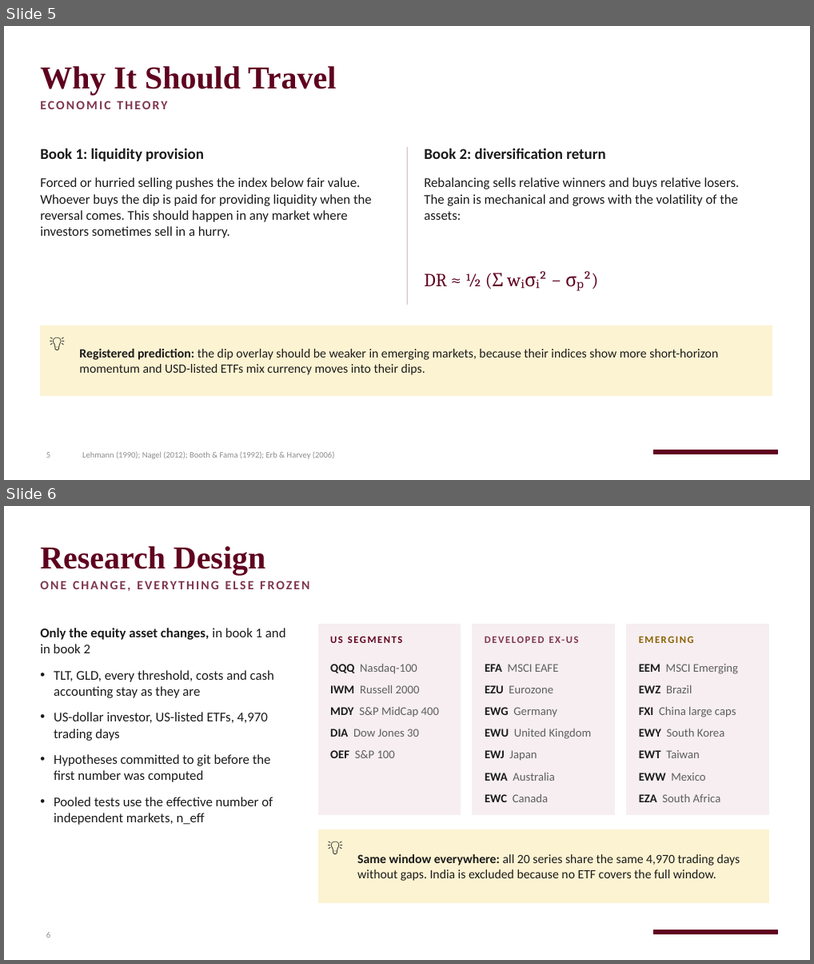
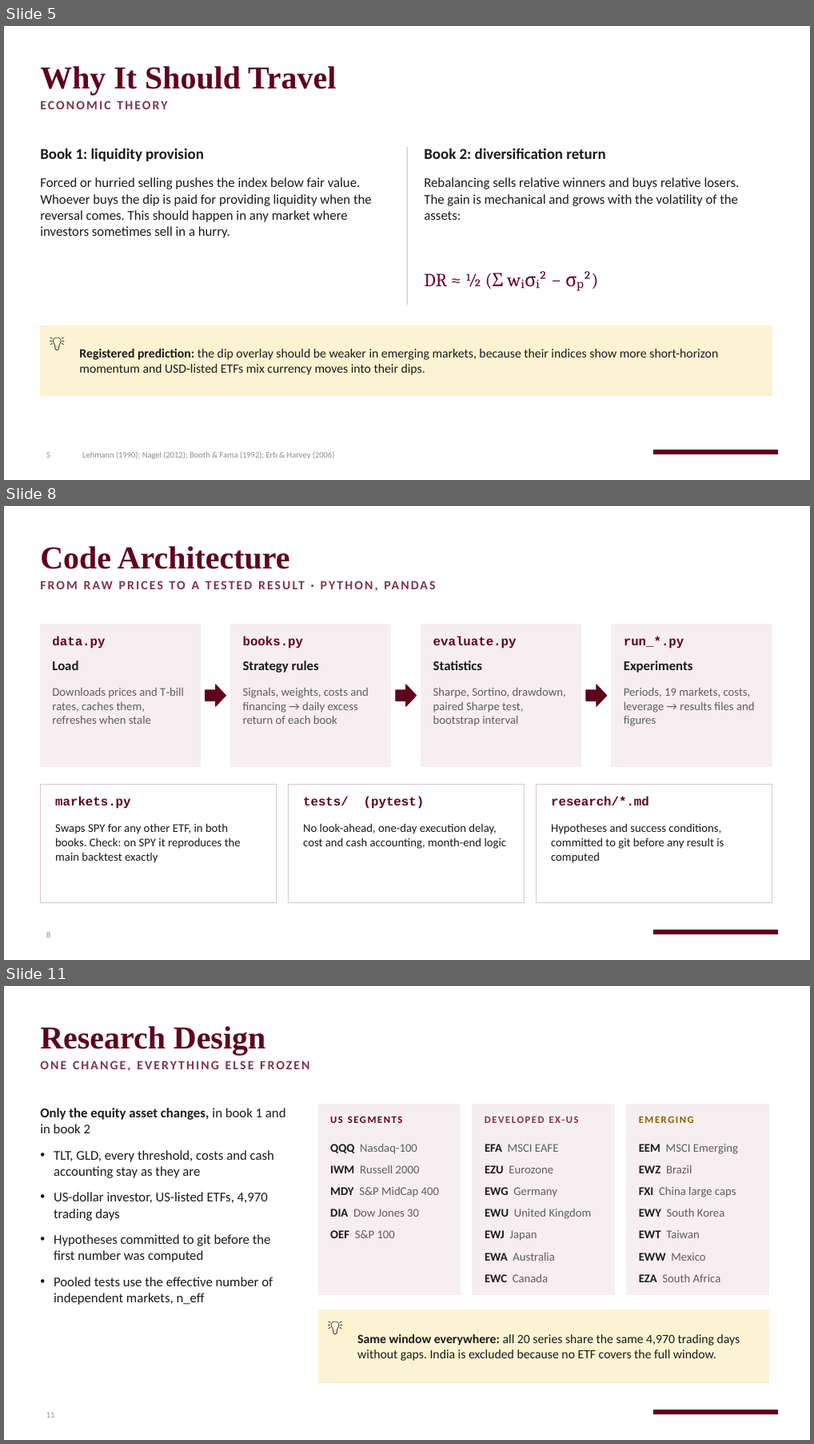
Before and after one commit to RobinHumberg/regime-diversified-mean-reversion, a slide deck: presentation/regime_mr_other_markets.pptx. Shown one above the other, each under a label of ours: slides 5 and 6 before the commit, slides 5, 8 and 11 after it; the slides between them are not shown. The pictures are 814x964 and 814x1444 pixels, drawn with LibreOffice and Linux fonts; fonts in the diff are those of the drawing; background and template pictures are left out. Boxes give left, top, right and bottom in pixels: in the first picture for what was removed or moved away, otherwise in the second. Text is boxed around its words. In the diff, an @@ line names an element or a change of style, - is before the commit and + after.

```diff
--- a/presentation/regime_mr_other_markets.pptx
+++ b/presentation/regime_mr_other_markets.pptx
@@ slide 8 added at box(4, 506, 810, 960), background picture (left out); not listed: 1 template element that a slide beside it also shows @@
@@ title added at box(40, 546, 290, 569), 38 pt, text #5F021F, bold @@
+Code Architecture
@@ text added at box(192, 580, 200, 589), 15 pt, text #7F354C, bold @@
+FROM RAW PRICES TO A TESTED RESULT · PYTHON, PANDAS
@@ rectangle added at box(40, 624, 201, 766), fill #F6EEF0, outline #F6EEF0 1 pt @@
@@ rectangle added at box(231, 624, 391, 766), fill #F6EEF0, outline #F6EEF0 1 pt @@
@@ rectangle added at box(422, 624, 582, 766), fill #F6EEF0, outline #F6EEF0 1 pt @@
@@ rectangle added at box(612, 624, 772, 766), fill #F6EEF0, outline #F6EEF0 1 pt @@
@@ text added at box(52, 636, 105, 648), 15 pt, text #5F021F, bold @@
+data.py
@@ text added at box(243, 636, 304, 648), 15 pt, text #5F021F, bold @@
+books.py
@@ text added at box(434, 636, 517, 648), 15 pt, text #5F021F, bold @@
+evaluate.py
@@ text added at box(624, 636, 685, 648), 15 pt, text #5F021F, bold @@
+run_*.py
@@ text added at box(52, 660, 78, 670), 16 pt, text #1A1A1A, bold @@
+Load
@@ text added at box(243, 660, 319, 672), 16 pt, text #1A1A1A, bold @@
+Strategy rules
@@ text added at box(434, 660, 482, 670), 16 pt, text #1A1A1A, bold @@
+Statistics
@@ text added at box(624, 660, 694, 672), 16 pt, text #1A1A1A, bold @@
+Experiments
@@ text added at box(52, 688, 184, 724), 14 pt, text #5E5E5E @@
+Downloads prices and T‑bill rates, caches them, refreshes when stale
@@ right arrow added at box(206, 684, 226, 706), fill #5F021F, outline #5F021F 1 pt @@
@@ text added at box(243, 688, 369, 724), 14 pt, text #5E5E5E @@
+Signals, weights, costs and financing → daily excess return of each book
@@ right arrow added at box(396, 684, 417, 706), fill #5F021F, outline #5F021F 1 pt @@
@@ text added at box(434, 688, 566, 726), 14 pt, text #5E5E5E @@
+Sharpe, Sortino, drawdown, paired Sharpe test, bootstrap interval
@@ right arrow added at box(586, 684, 607, 706), fill #5F021F, outline #5F021F 1 pt @@
@@ text added at box(624, 688, 754, 726), 14 pt, text #5E5E5E @@
+Periods, 19 markets, costs, leverage → results files and figures
@@ rectangle added at box(40, 784, 276, 902), fill #FFFFFF, outline #D9C7CC 1 pt @@
@@ rectangle added at box(288, 784, 524, 902), fill #FFFFFF, outline #D9C7CC 1 pt @@
@@ rectangle added at box(536, 784, 772, 902), fill #FFFFFF, outline #D9C7CC 1 pt @@
@@ text added at box(55, 796, 130, 808), 15 pt, text #5F021F, bold @@
+markets.py
@@ text added at box(303, 796, 425, 808), 15 pt, text #5F021F, bold @@
+tests/ (pytest)
@@ text added at box(551, 796, 650, 805), 15 pt, text #5F021F, bold @@
+research/*.md
@@ text added at box(55, 823, 241, 863), 14 pt, text #1A1A1A @@
+Swaps SPY for any other ETF, in both books. Check: on SPY it reproduces the main backtest exactly
@@ text added at box(303, 823, 507, 848), 14 pt, text #1A1A1A @@
+No look-ahead, one-day execution delay, cost and cash accounting, month-end logic
@@ text added at box(551, 823, 724, 863), 14 pt, text #1A1A1A @@
+Hypotheses and success conditions, committed to git before any result is computed
@@ page number added at box(46, 932, 50, 937), 10 pt, text #8C8C8C @@
+8
@@ what was slide 6 is now slide 11 @@
@@ page number at box(46, 1412, 55, 1417): text changed @@
-6
+11
```
Also in this commit, not shown: 7 slides changed, 5 other slides added, 2 other files.
